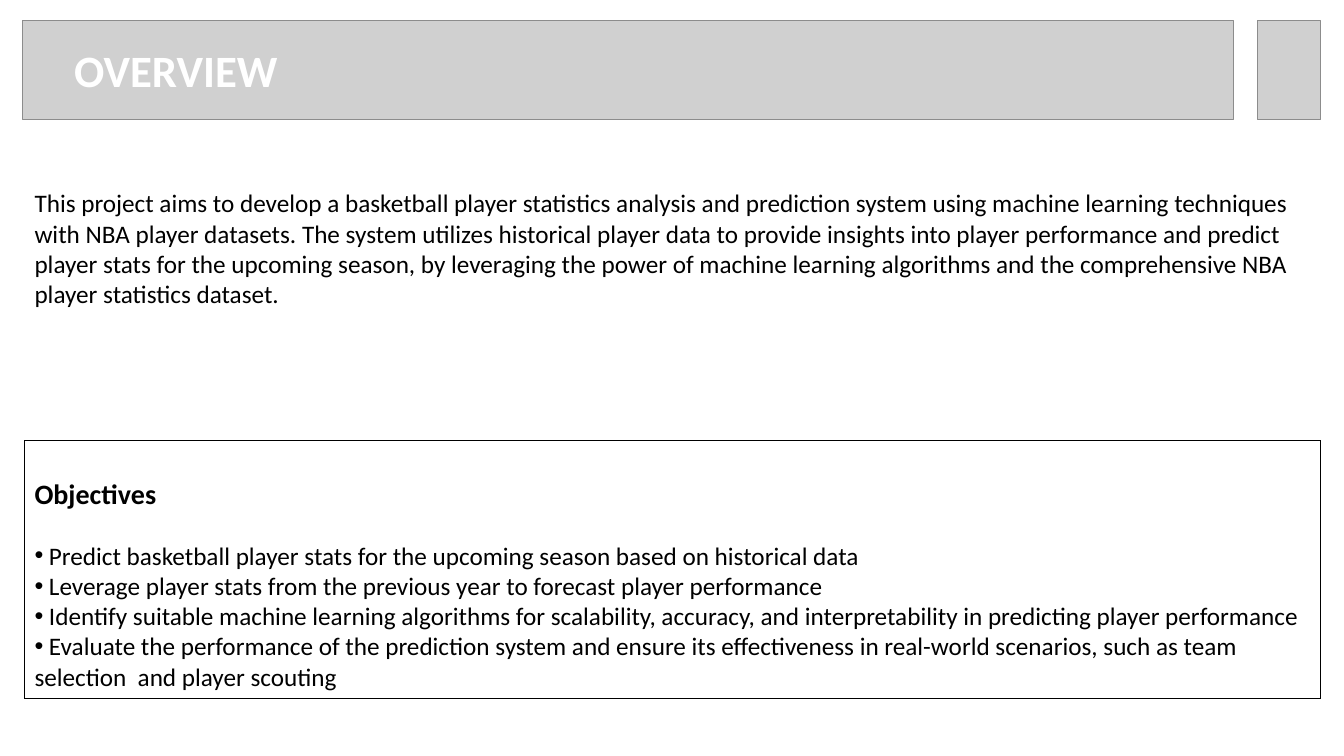
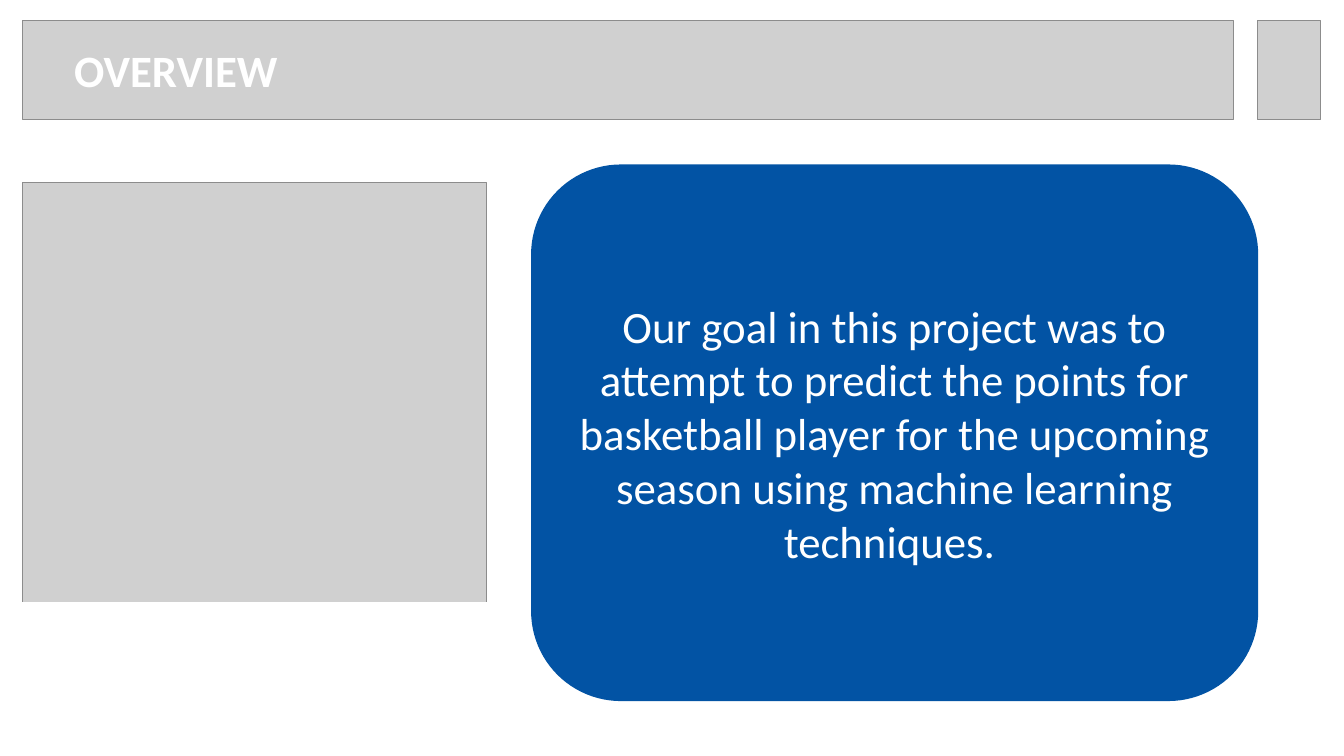
Before and after one commit to rmertoztop/project_4, a slide deck: slide 2 of Resources/NBA Project PPT.pptx. Drawn at 1344x756 pixels with LibreOffice and Linux fonts; fonts in the diff are those of the drawing; grey boxes stand for pictures. Boxes give left, top, right and bottom in pixels: in the first picture for what was removed or moved away, otherwise in the second. Text is boxed around its words. In the diff, an @@ line names an element or a change of style, - is before the commit and + after.

```diff
--- a/Resources/NBA Project PPT.pptx
+++ b/Resources/NBA Project PPT.pptx
@@ rounded rectangle added at box(532, 165, 1258, 701), fill #0253A4, outline #0253A4 1 pt, 32 pt, text #FFFFFF @@
+Our goal in this project was to attempt to predict the points for basketball player for the upcoming season using machine learning techniques.
@@ picture added at box(23, 182, 487, 683) @@
@@ text removed at box(35, 194, 1286, 307) @@
-This project aims to develop a basketball player statistics analysis and prediction system using machine learning techniques with NBA player datasets. The system utilizes historical player data to provide insights into player performance and predict player stats for the upcoming season, by leveraging the power of machine learning algorithms and the comprehensive NBA player statistics dataset.
@@ rectangle removed at box(24, 441, 1321, 699) @@
-Objectives
-• Predict basketball player stats for the upcoming season based on historical data
-• Leverage player stats from the previous year to forecast player performance
-• Identify suitable machine learning algorithms for scalability, accuracy, and interpretability in predicting player performance
-• Evaluate the performance of the prediction system and ensure its effectiveness in real-world scenarios, such as team selection and player scouting
@@ rectangle added at box(0, 603, 545, 735), fill #FFFFFF, outline #FFFFFF 1 pt @@
```
Also in this commit, not shown: 4 other slides changed, 6 slides added, 5 slides removed, 2 other files.
